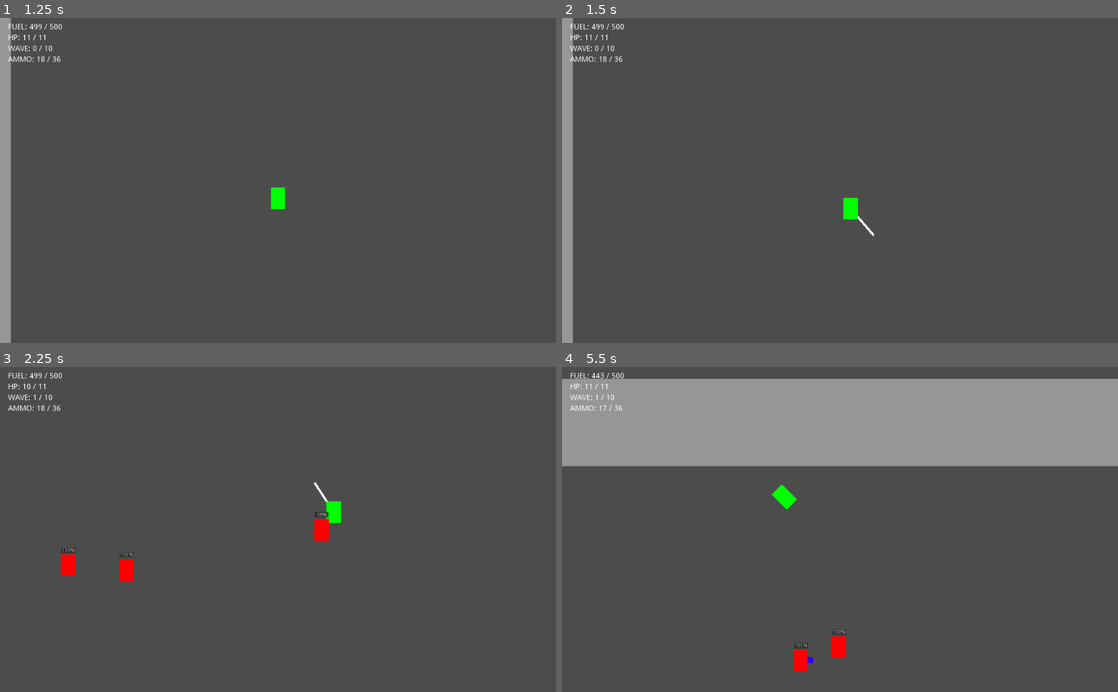
Above: before the commit, frames 1-4 (two rows, left to right).
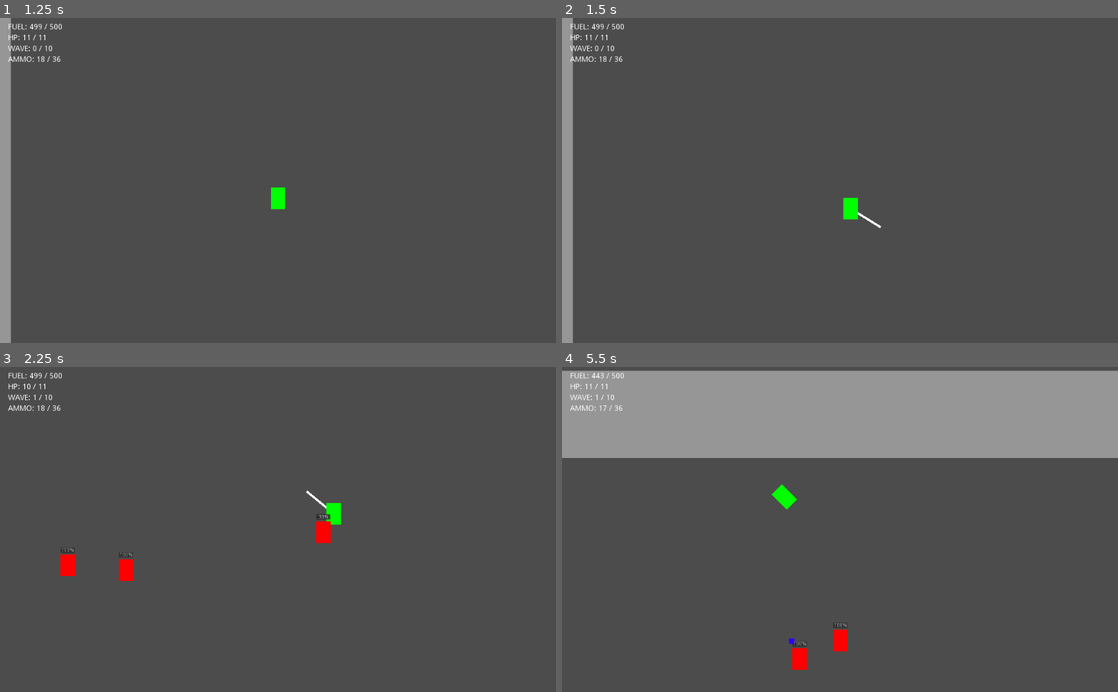
Above: after the commit, the same moments.

Repository: deengames/abu-hamid-x
Game: Godot game, scene res://prototype/MainMenu.tscn
Two runs of this game, one before a commit and one after it. Both use one fixed random seed, a clock stepped at 60 frames per second and the inputs below.
Inputs (mouse positions are in pixels of both pictures, inside the frame that each line leads up to):
- Up to frame 1 (1.25 s): click "New Game" at 0.5 s
- Up to frame 2 (1.5 s): tap Enter at 1.25 s; move the mouse to (962, 164) at 1.27 s; hold D (move_right) from 1.28 s (still down); click (962, 164) at 1.35 s
- Up to frame 3 (2.25 s): tap Space (jump) at 1.52 s; move the mouse to (166, 545) at 2.02 s; release D (move_right) at 2.03 s; hold S (move_down) from 2.03 s (still down); click (166, 545) at 2.1 s
- Up to frame 4 (5.5 s): tap Space (jump) at 2.27, 3.77, 4.52, 5.27 s; move the mouse to (895, 458) at 2.77 s; release S (move_down) at 2.78 s; hold D (move_right) 2.78-3.53 s; hold Shift (boost) 2.78-3.53 s; click (895, 458) at 3.05 s; move the mouse to (812, 594) at 3.52 s; hold W (move_up) 3.53-4.28 s; right-click (812, 594) at 3.6 s; click (812, 594) at 3.8 s; move the mouse to (1006, 578) at 4.27 s; hold A (move_left) from 4.28 s (still down); tap Ctrl (toggle_jetpack) at 4.35 s; click (1006, 578) at 4.55 s; tap R (reload) at 4.9 s; move the mouse to (673, 480) at 5.02 s; tap E at 5.1 s; click (673, 480) at 5.3 s

Frame 1 is identical in both runs. In frame 2, less than 0.1% of the frame differs, in the area x 53-58%, y 59-68%; in frame 3, 0.3%; in frame 4, 5.4%, in the area x 0-100%, y 1-94%.

Commit message:
Sword mostly hits again

Diff:
--- a/prototype/Sword.gd
+++ b/prototype/Sword.gd
@@ -10,7 +10,7 @@
 
 func swing_to(angle):
 	target_angle = angle
-	step = PI / 8
+	step = PI / 9
 
 func _physics_process(delta):
 	if rotation < target_angle:
--- a/prototype/Sword.tscn
+++ b/prototype/Sword.tscn
@@ -5,7 +5,7 @@
 [sub_resource type="RectangleShape2D" id=1]
 
 custom_solver_bias = 0.0
-extents = Vector2( 5, 53 )
+extents = Vector2( 10, 53 )
 
 [node name="Sword" type="KinematicBody2D" index="0" groups=[
 "sword",
